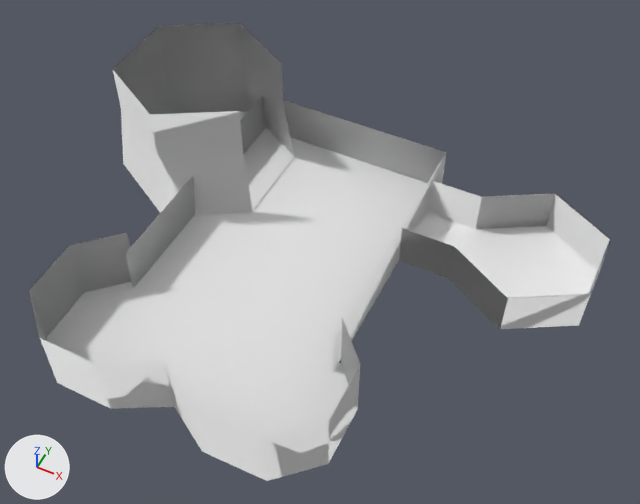
Two versions of the glTF model game/assets/objects/s_turretcontrol_dam.glb, one commit apart.
Before and after are seen from a 50 mm camera at (12.9, -25.0, 33.1) aimed at (0.8, -0.7, 2.7). The lights are fixed; the arrows at lower left show +X, +Y and +Z. The first picture is the older version. Vertices at exactly the same position are counted once.

Objects in the first picture: 'S_TurretControlDam'.
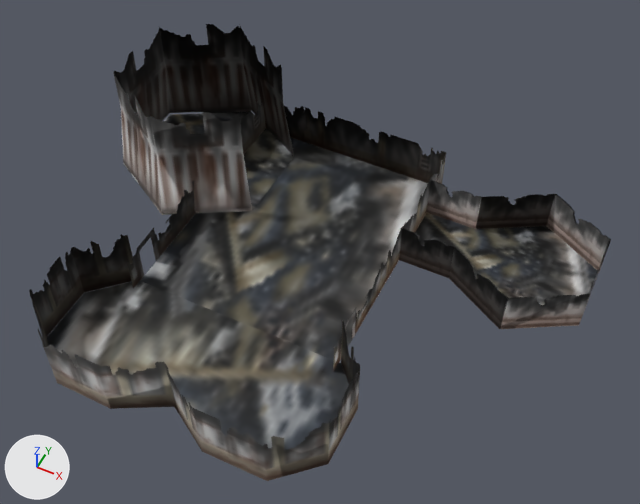
Pixel boxes (x1, y1, x2, y2) of what changed, in the pictures (640 x 504 px):
part 1 of me_s_turretcontroldam, recoloured (white to grey)
    both: (29, 24, 611, 481)
part 2 of me_s_turretcontroldam, recoloured (white to grey)
    before: (47, 112, 597, 439)
    after: (47, 111, 598, 453)

Patch to the scene script:
```diff
--- a/game/assets/objects/s_turretcontrol_dam.glb.py
+++ b/game/assets/objects/s_turretcontrol_dam.glb.py
@@ img_image_1 @@
+img_image_1 = load_image('Image_1', '_unpacked/Image_1', 64, 64, 'sRGB')
@@ img_image_0 @@
+img_image_0 = load_image('Image_0', '_unpacked/Image_0', 128, 128, 'sRGB')
@@ mat_mech_001 @@
+mat_mech_001 = principled_material('mech.001')
+mat_mech_001.texture = img_image_1
+mat_mech_001.metallic = 0.3
+mat_mech_001.roughness = 0.6
@@ mat_mech @@
+mat_mech = bpy.data.materials.new('mech')
+# uses the picture img_image_0
@@ me_s_turretcontroldam @@
 me_s_turretcontroldam.from_pydata(...)  # 80 vertices, 95 faces; spans x -12.8..12.5, y -10.7..9.4, z 0.0..6.3
 # used by ob_s_turretcontroldam; location = (0.0, 0.0, 0.0)
+# me_s_turretcontroldam part 1: all 74 faces centred in x -12.6..12.5, y -10.7..8.5, z 0.8..5.5 switch from no material to mat_mech
+# me_s_turretcontroldam part 2: all 21 faces centred in x -11.4..11.4, y -10.2..5.5, z 0.0..0.1 switch from no material to mat_mech_001 (picture img_image_1)
```
